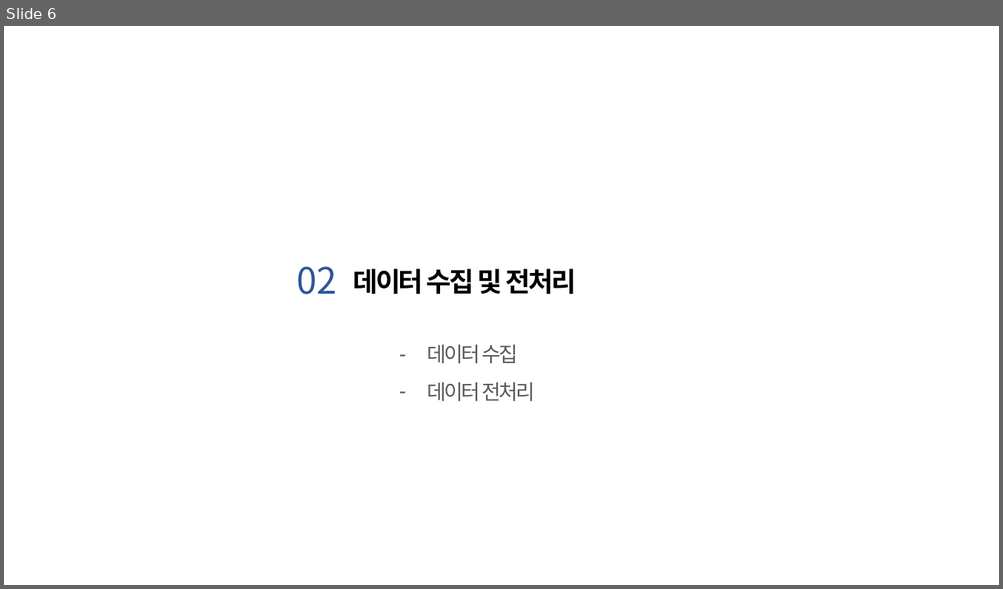
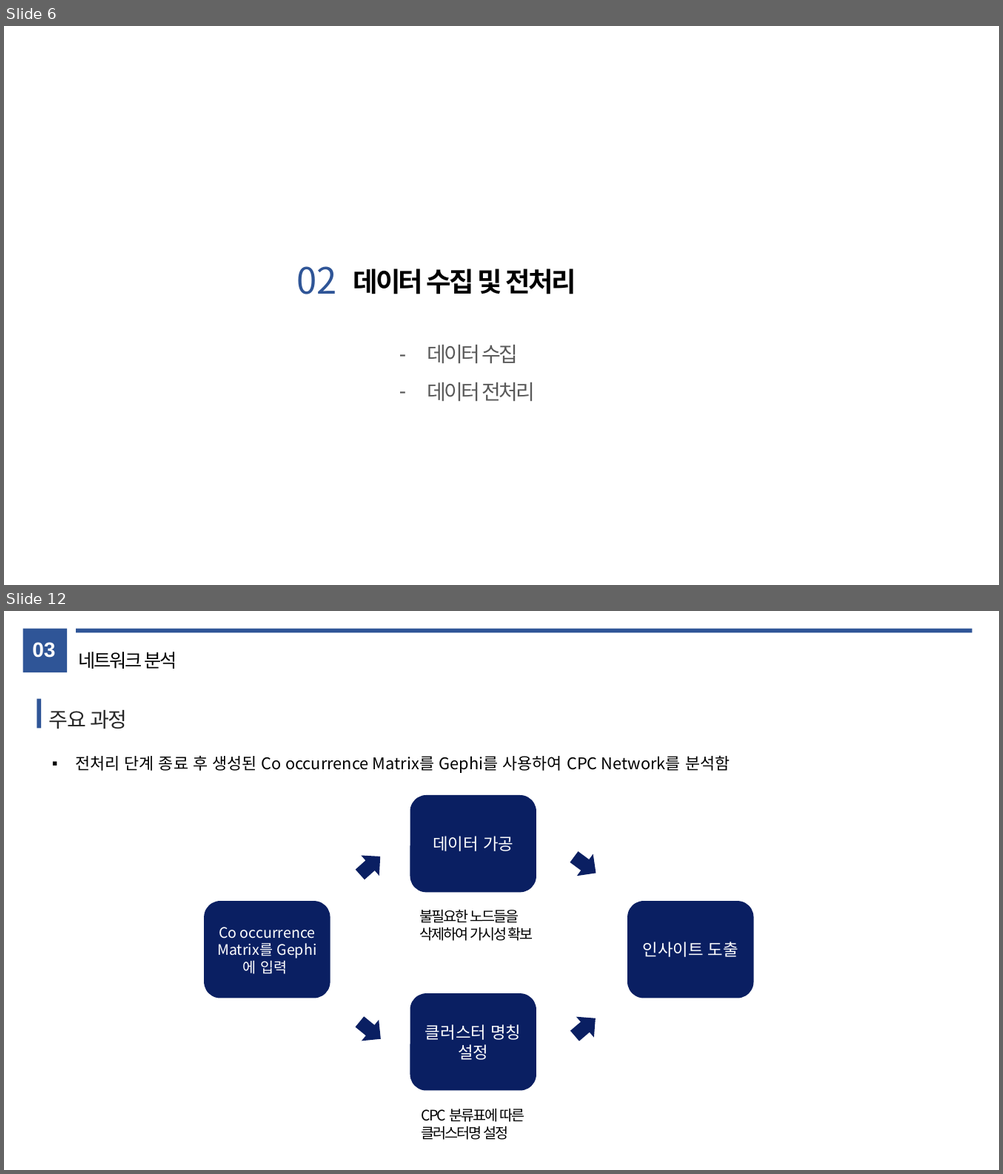
Before and after one commit to JYPark312/electronic_manufacture_2021, a slide deck: presentation.pptx. Shown one above the other, each under a label of ours: slide 6 before the commit, slides 6 and 12 after it; the slides between them are not shown. The pictures are 1003x589 and 1003x1174 pixels, drawn with LibreOffice and Linux fonts; fonts in the diff are those of the drawing. Boxes give left, top, right and bottom in pixels: in the first picture for what was removed or moved away, otherwise in the second. Text is boxed around its words. In the diff, an @@ line names an element or a change of style, - is before the commit and + after.

```diff
--- a/presentation.pptx
+++ b/presentation.pptx
@@ slide 12 added at (4, 611, 999, 1170), background #FFFFFF @@
@@ rectangle added at (22, 629, 67, 673), fill #2F5597 @@
@@ rectangle added at (76, 629, 972, 633), fill #2F5597 @@
@@ text added at (32, 642, 55, 658), 20 pt, text #FFFFFF, bold @@
+03
@@ text added at (78, 652, 176, 669), 18 pt, text #000000 @@
+네트워크 분석
@@ rectangle added at (37, 698, 41, 728), fill #2F5597 @@
@@ text added at (49, 710, 127, 729), 20 pt, text #262626 @@
+주요 과정
@@ text added at (75, 755, 729, 773), 15.6 pt, text #000000 @@
+▪ 전처리 단계 종료 후 생성된 Co occurrence Matrix를 Gephi를 사용하여 CPC Network를 분석함
@@ rounded rectangle added at (410, 795, 536, 892), fill #0A1F62, 16 pt, text #FFFFFF @@
+데이터 가공
@@ right arrow added at (350, 846, 389, 884), fill #0A1F62 @@
@@ right arrow added at (566, 846, 603, 884), fill #0A1F62 @@
@@ rounded rectangle added at (204, 901, 330, 998), fill #0A1F62, 14 pt, text #FFFFFF @@
+Co occurrence Matrix를 Gephi에 입력
@@ text added at (420, 909, 533, 941), 14 pt, text #000000 @@
+불필요한 노드들을
+삭제하여 가시성 확보
@@ rounded rectangle added at (627, 901, 753, 998), fill #0A1F62, 16 pt, text #FFFFFF @@
+인사이트 도출
@@ rounded rectangle added at (410, 994, 536, 1091), fill #0A1F62, 16 pt, text #FFFFFF @@
+클러스터 명칭 설정
@@ right arrow added at (566, 1008, 604, 1046), fill #0A1F62 @@
@@ right arrow added at (351, 1011, 389, 1049), fill #0A1F62 @@
@@ text added at (421, 1108, 524, 1140), 14 pt, text #000000 @@
+CPC 분류표에 따른
+클러스터명 설정
```
Also in this commit, not shown: 6 slides changed, 7 other slides added, 2 slides removed.
